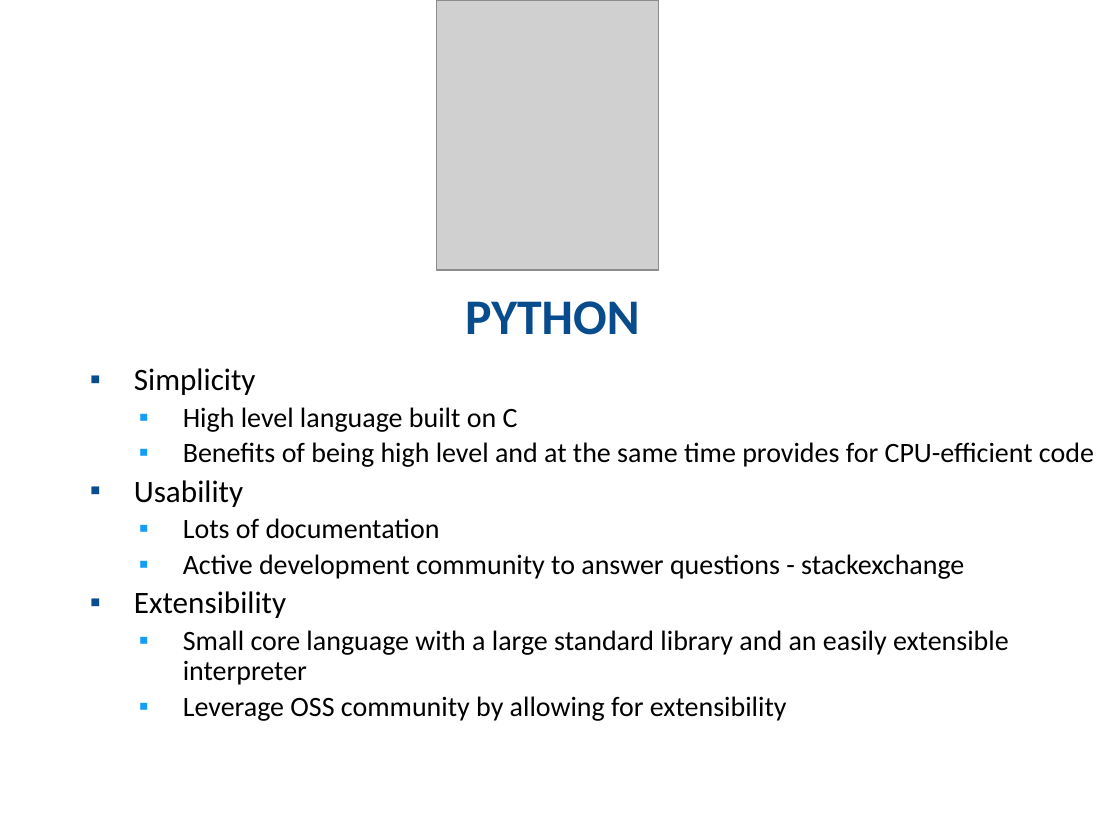
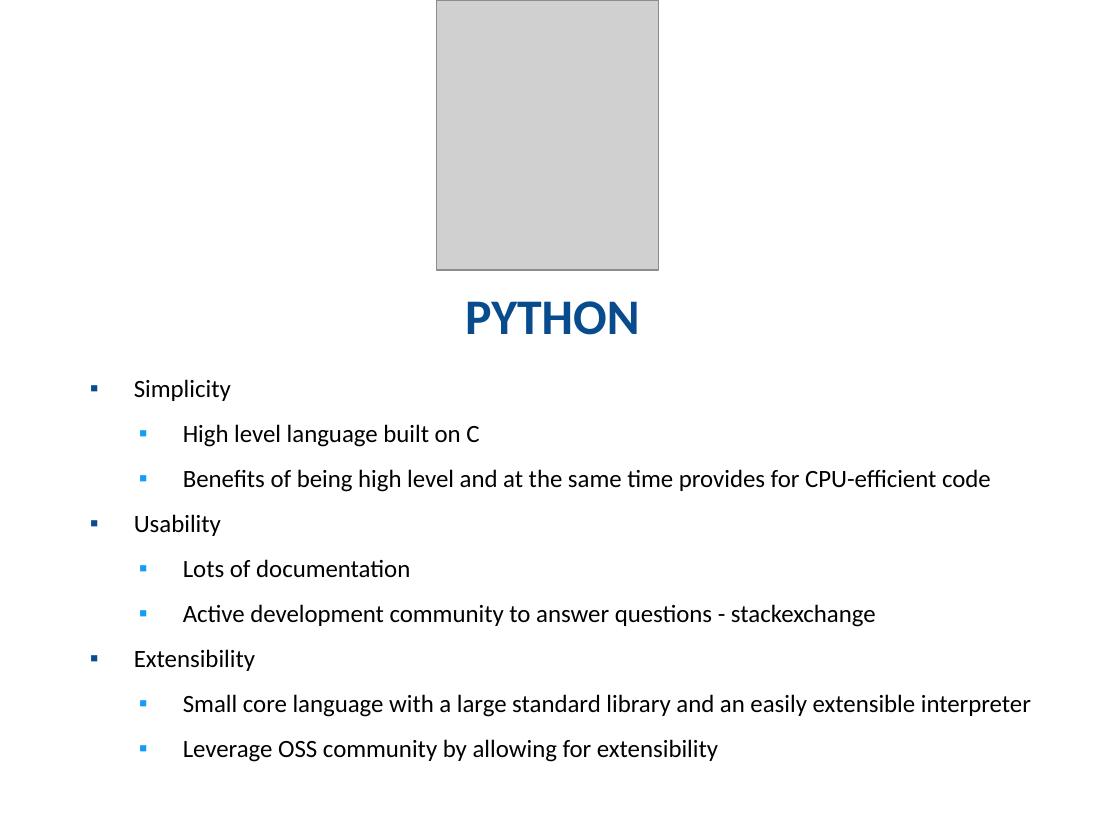
Before and after one commit to km-Poonacha/python4phd, a slide deck: slide 4 of Session 1/Python - Session 1 May 2019.pptx. Drawn at 1120x840 pixels with LibreOffice and Linux fonts; fonts in the diff are those of the drawing; grey boxes stand for pictures; background and template pictures are left out. Boxes give left, top, right and bottom in pixels: in the first picture for what was removed or moved away, otherwise in the second. Text is boxed around its words. In the diff, an @@ line names an element or a change of style, - is before the commit and + after.

```diff
--- a/Session 1/Python - Session 1 May 2019.pptx
+++ b/Session 1/Python - Session 1 May 2019.pptx
@@ text "Simplicity" at [134, 379, 1031, 762]: size 20 to 16 pt in "Simplicity", "Usability", "Extensibility"; size 18 to 16 pt; line spacing 0.9 to 25.2pt @@
```
Also in this commit, not shown: 1 other slide changed.
